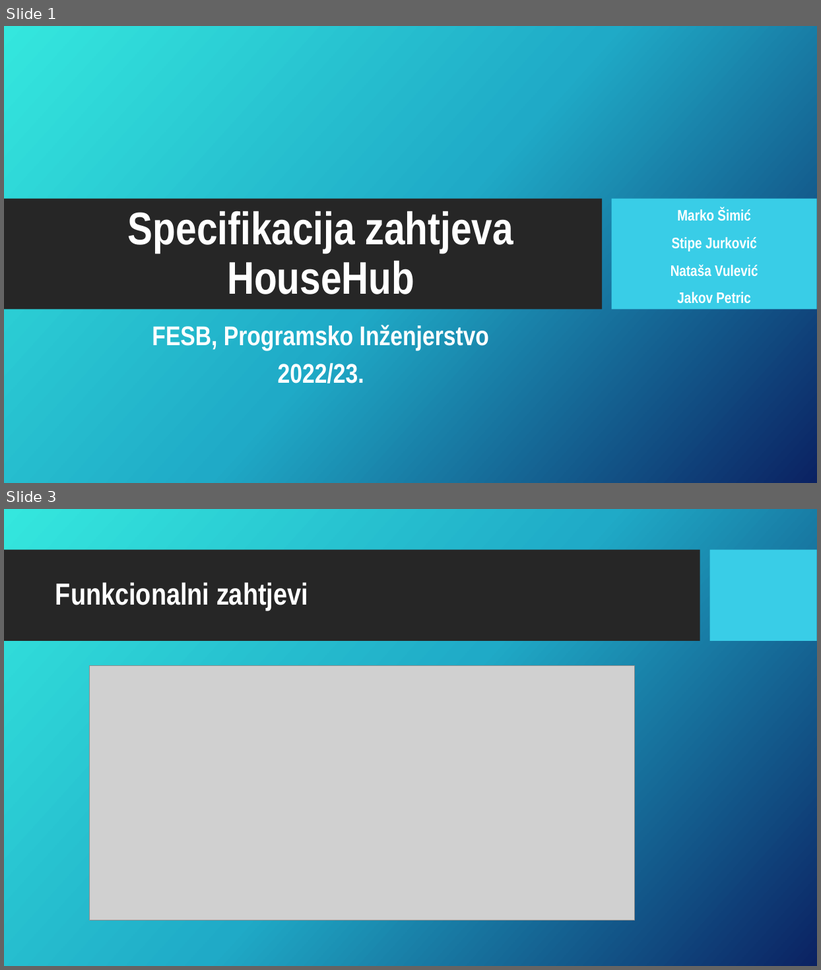
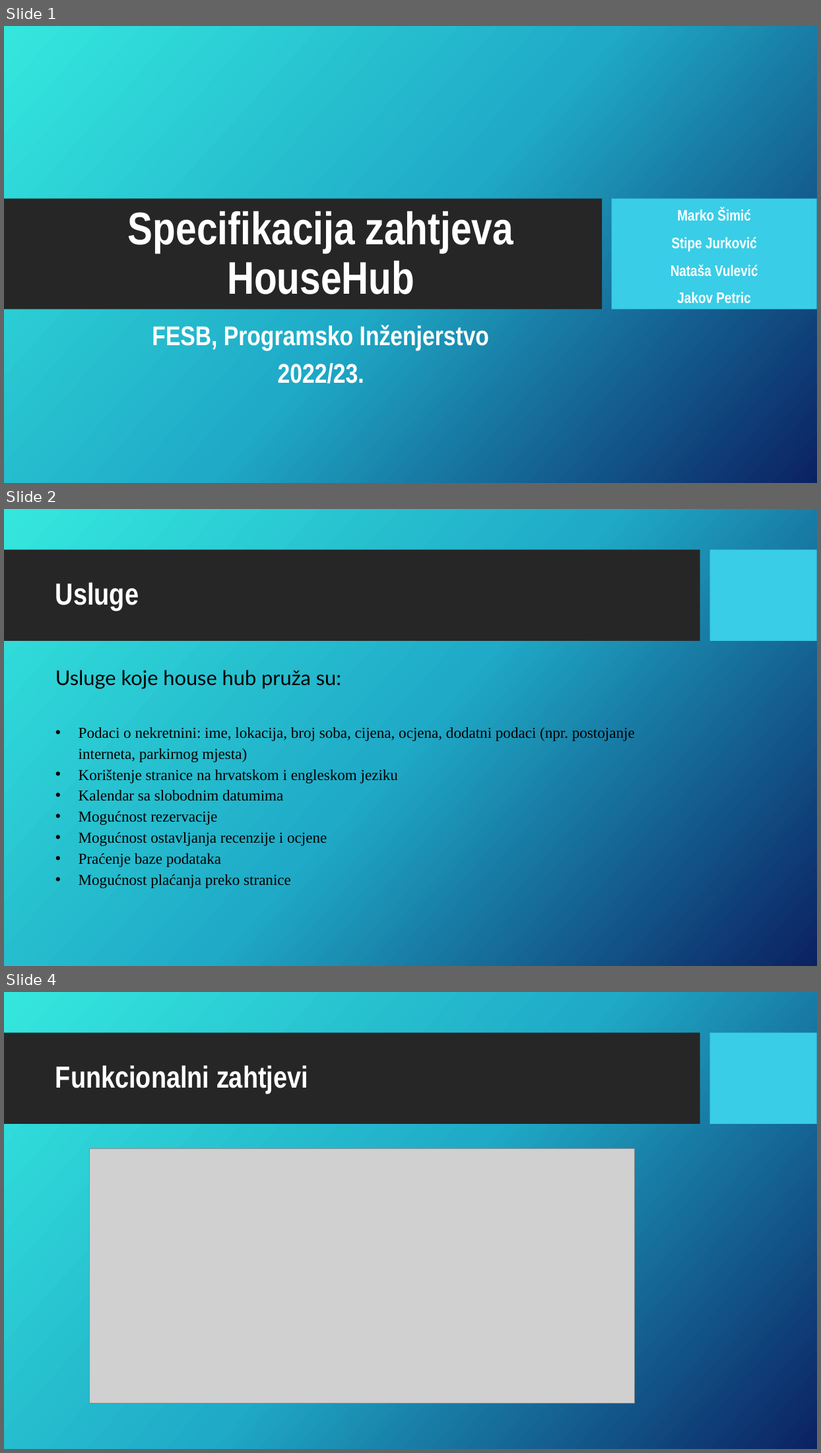
Before and after one commit to f0dor/Programsko-Inzenjerstvo, a slide deck: SpecifikacijaZahtjeva.pptx. Shown one above the other, each under a label of ours: slides 1 and 3 before the commit, slides 1, 2 and 4 after it; the slides between them are not shown. The pictures are 821x970 and 821x1453 pixels, drawn with LibreOffice and Linux fonts; fonts in the diff are those of the drawing; grey boxes stand for pictures; background and template pictures are left out. Boxes give left, top, right and bottom in pixels: in the first picture for what was removed or moved away, otherwise in the second. Text is boxed around its words. In the diff, an @@ line names an element or a change of style, - is before the commit and + after.

```diff
--- a/SpecifikacijaZahtjeva.pptx
+++ b/SpecifikacijaZahtjeva.pptx
@@ slide 2 added at <box>4,509,817,966</box>, background picture (left out); not listed: 2 template elements that a slide beside it also shows @@
@@ title added at <box>55,582,139,611</box>, 36 pt, text #FFFFFF, bold @@
+Usluge
@@ text added at <box>55,670,635,889</box>, 18 pt, text #000000 @@
+Usluge koje house hub pruža su:
+• Podaci o nekretnini: ime, lokacija, broj soba, cijena, ocjena, dodatni podaci (npr. postojanje interneta, parkirnog mjesta)
+• Korištenje stranice na hrvatskom i engleskom jeziku
+• Kalendar sa slobodnim datumima
+• Mogućnost rezervacije
+• Mogućnost ostavljanja recenzije i ocjene
+• Praćenje baze podataka
+• Mogućnost plaćanja preko stranice
@@ what was slide 3 is now slide 4 @@
```
Also in this commit, not shown: 2 other slides added, 2 slides removed.
